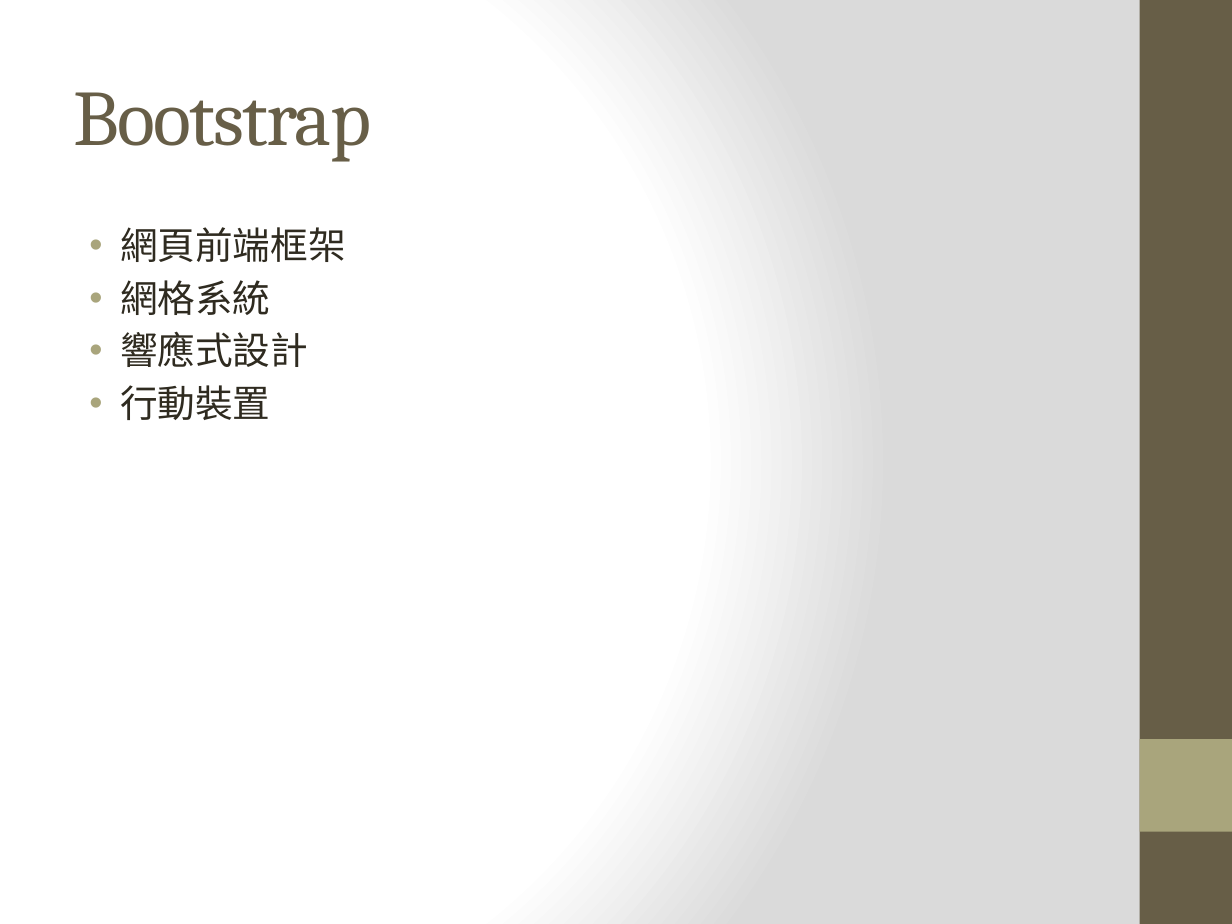
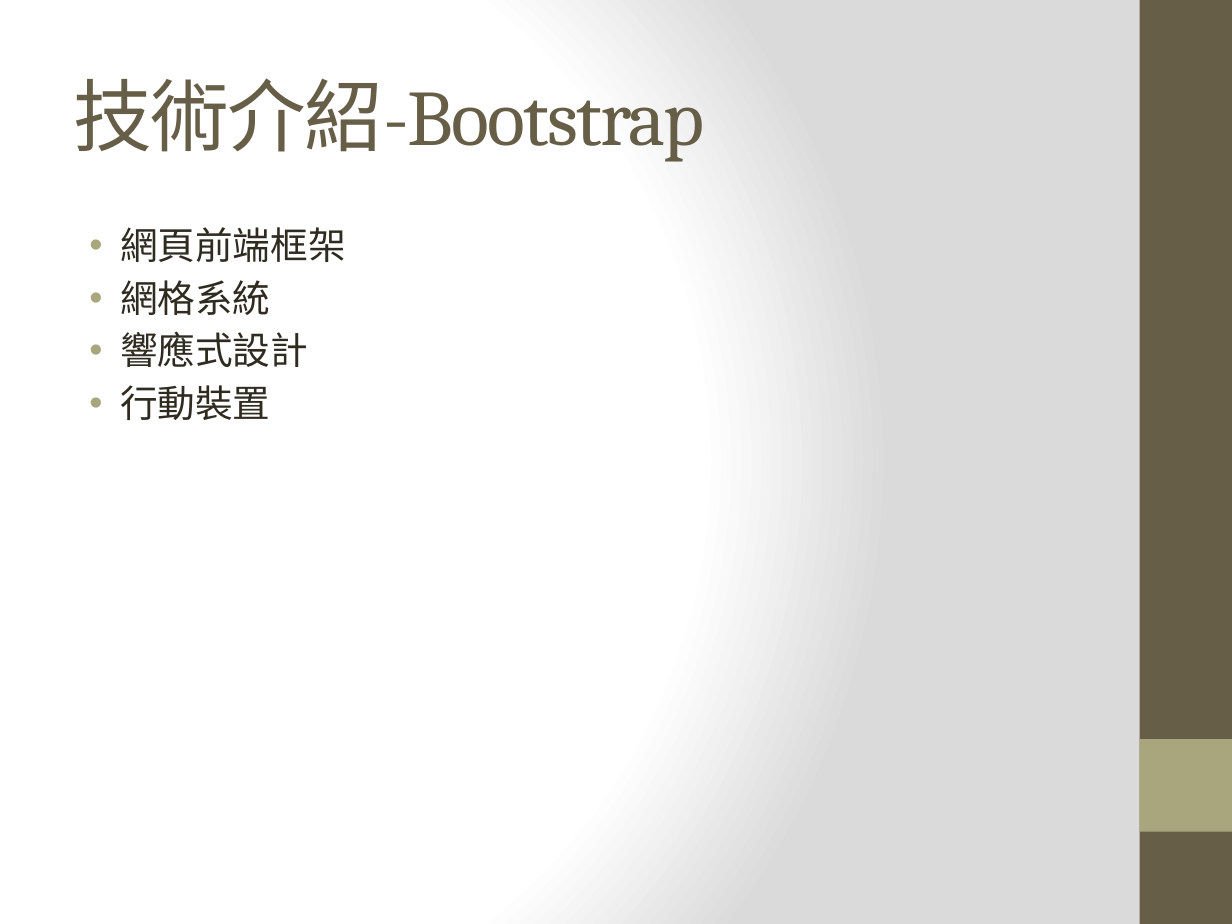
Before and after one commit to hsinewu/pia, a slide deck: slide 11 of Presentation/報告投影片.pptx. Drawn at 1232x924 pixels with LibreOffice and Linux fonts; fonts in the diff are those of the drawing. Boxes give left, top, right and bottom in pixels: in the first picture for what was removed or moved away, otherwise in the second. Text is boxed around its words. In the diff, an @@ line names an element or a change of style, - is before the commit and + after.

```diff
--- a/Presentation/報告投影片.pptx
+++ b/Presentation/報告投影片.pptx
@@ title at bbox=[74, 78, 705, 162]: text changed @@
-Bootstrap
+技術介紹-Bootstrap
```
Also in this commit, not shown: 3 other slides changed, 2 slides added, 1 other file.
